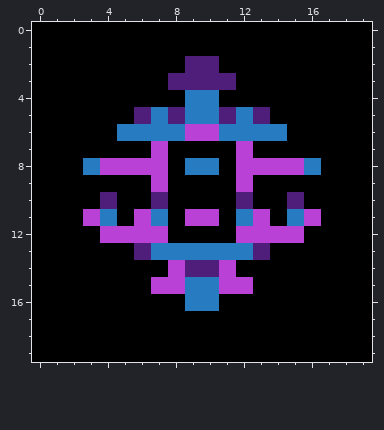
Edited in one commit: pixel-art sprite (images/Rune_0.png). The picture above is the old version.
The file is 500x500 pixels, drawn in blocks of 25x25; one block is one cell here.
Once edited:
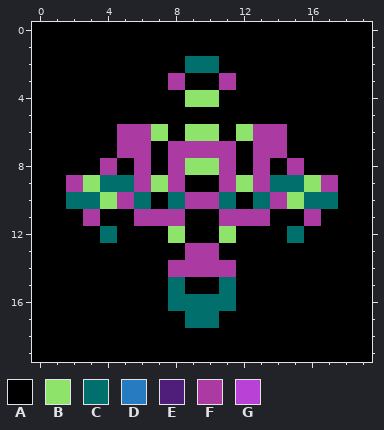
Palette (. is transparent): A #000000  B #8ee46a  C #016f6b  D #277bc1  E #4f1d7a  F #ab3aa3  G #b941d5
Changes in this commit:
Colour D becomes colour A in row 5 at x 7, 9 to 10 and 12; in row 6 at x 8 and 11; in row 8 at x 3 and 16; in row 11 at x 4 and 15; in row 13 at x 7 to 8 and 11 to 12; in row 15 at x 9 to 10.
Colour E becomes colour A in row 3 at x 9 to 10; in row 5 at x 6, 8, 11 and 13; in row 10 at x 7 and 12; in row 13 at x 6 and 13.
Colour G becomes colour A in row 7 at x 7 and 12; in row 8 at x 5, 7, 12 and 14; in row 11 at x 9 to 10; in row 12 at x 5 to 7 and 12 to 14; in row 15 at x 7 and 12.
Colour A becomes colour B in row 9 at x 3 and 16; in row 12 at x 8 and 11.
Colour D becomes colour B in row 4 at x 9 to 10; in row 6 at x 7 and 12; in row 8 at x 9 to 10.
Colour E becomes colour B in row 10 at x 4 and 15.
Colour G becomes colour B in row 6 at x 9 to 10; in row 9 at x 7 and 12.
Colour A becomes colour C in row 9 at x 4 to 5 and 14 to 15; in row 10 at x 2 to 3, 6, 8, 11, 13 and 16 to 17; in row 16 at x 8 and 11; in row 17 at x 9 to 10.
Colour D becomes colour C in row 16 at x 9 to 10.
Colour E becomes colour C in row 2 at x 9 to 10.
Colour G becomes colour C in row 12 at x 4 and 15; in row 15 at x 8 and 11.
Colour A becomes colour F in row 7 at x 5 to 6, 8 to 11 and 13 to 14; in row 8 at x 8 and 11; in row 9 at x 2, 6, 8, 11, 13 and 17; in row 10 at x 5, 9 to 10 and 14; in row 11 at x 8 and 11.
Colour D becomes colour F in row 6 at x 5 to 6 and 13 to 14; in row 11 at x 7 and 12; in row 13 at x 9 to 10.
Colour E becomes colour F in row 3 at x 8 and 11; in row 14 at x 9 to 10.
Colour G becomes colour F in row 8 at x 4, 6, 13 and 15; in row 11 at x 3, 6, 13 and 16; in row 14 at x 8 and 11.
Pixel boxes of the changes (left, top, right, bottom) in both pictures:
changed: (66, 56, 338, 328)
